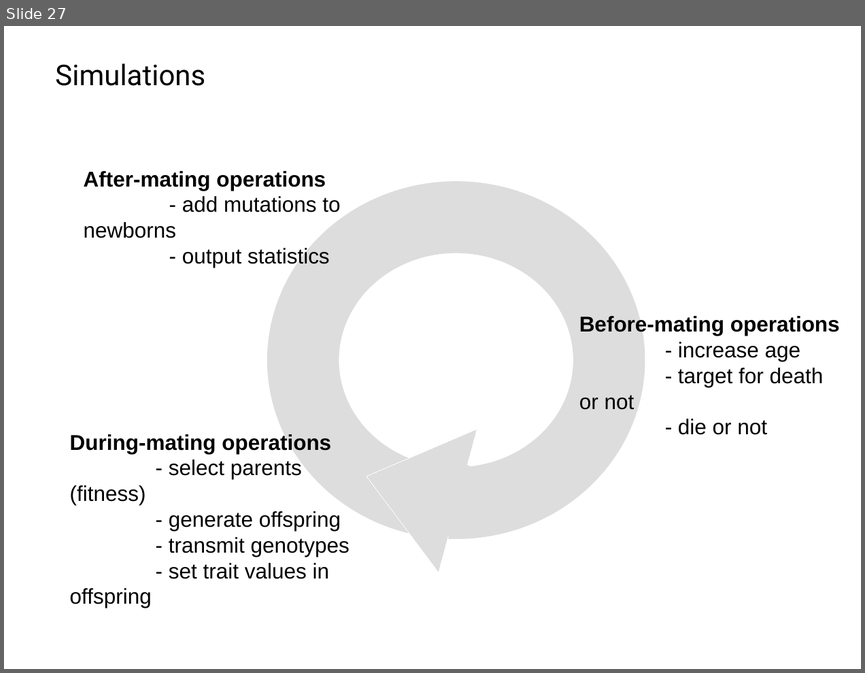
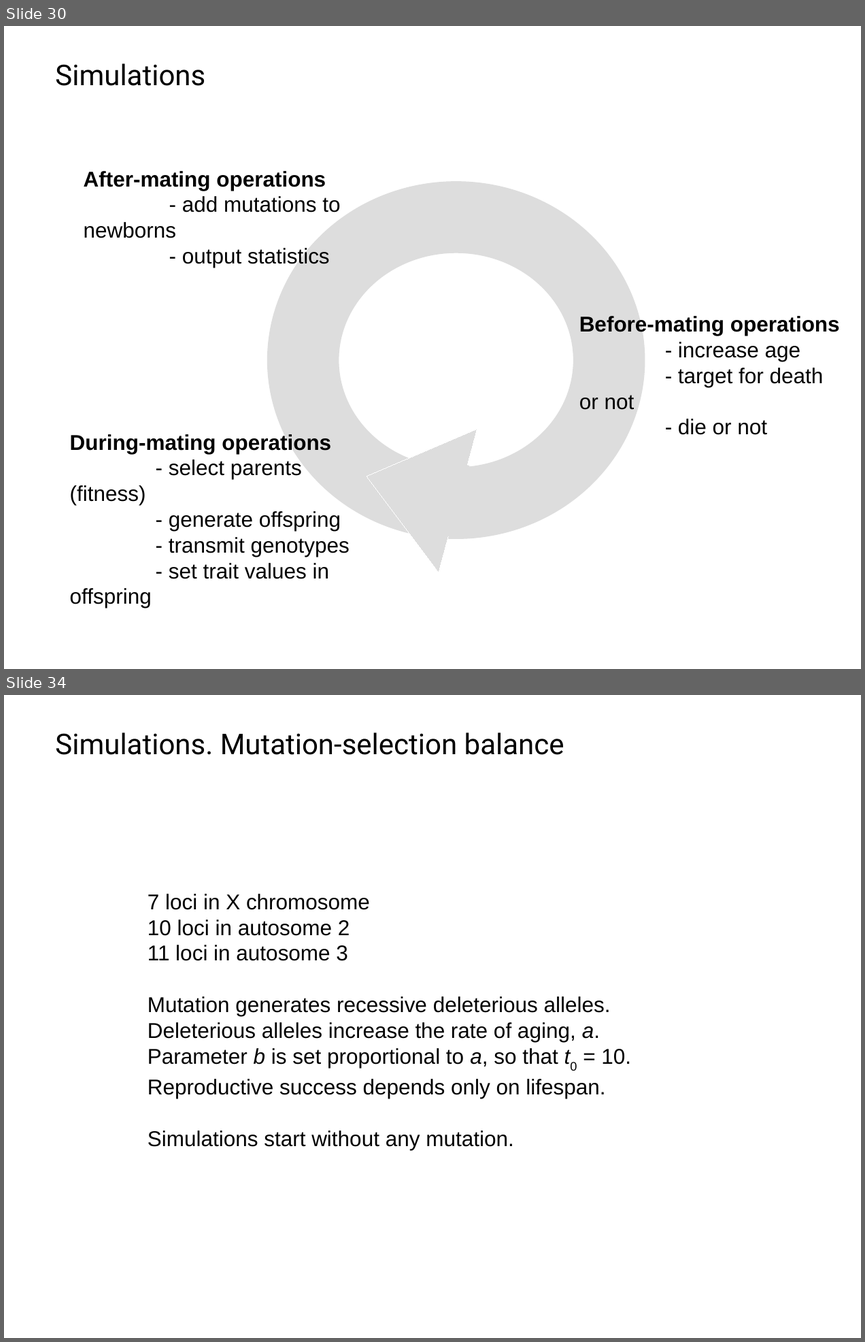
Before and after one commit to IgnasiLucas/UX, a slide deck: doc/2018_Prague/UX.odp. Shown one above the other, each under a label of ours: slide 27 before the commit, slides 30 and 34 after it; the slides between them are not shown. The pictures are 865x673 and 865x1342 pixels, drawn with LibreOffice and Linux fonts; fonts in the diff are those of the drawing; background and template pictures are left out. Boxes give left, top, right and bottom in pixels: in the first picture for what was removed or moved away, otherwise in the second. Text is boxed around its words. In the diff, an @@ line names an element or a change of style, - is before the commit and + after.

```diff
--- a/doc/2018_Prague/UX.odp
+++ b/doc/2018_Prague/UX.odp
@@ slide 34 added at (4,695,861,1338), background #FFFFFF @@
@@ text added at (55,732,564,755), 24 pt, text #000000 @@
+Simulations. Mutation-selection balance
@@ text added at (147,894,631,1150), 18 pt, text #000000 @@
+7 loci in X chromosome
+10 loci in autosome 2
+11 loci in autosome 3
+Mutation generates recessive deleterious alleles.
+Deleterious alleles increase the rate of aging, a.
+Parameter b is set proportional to a, so that t0 = 10.
+Reproductive success depends only on lifespan.
+Simulations start without any mutation.
@@ what was slide 27 is now slide 30 @@
```
Also in this commit, not shown: 3 slides changed, 12 other slides added, 1 slide removed.
